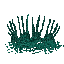
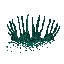
Layer changes from the first 64px x 64px image to the second:
painted on "Layer 3" over [5,39,64,54]
